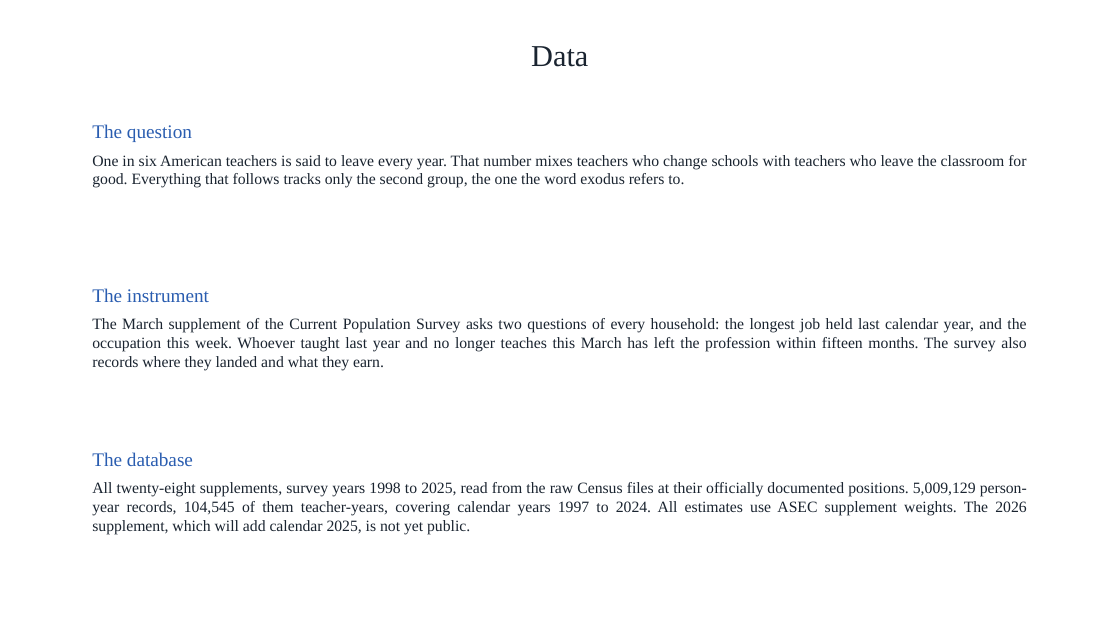
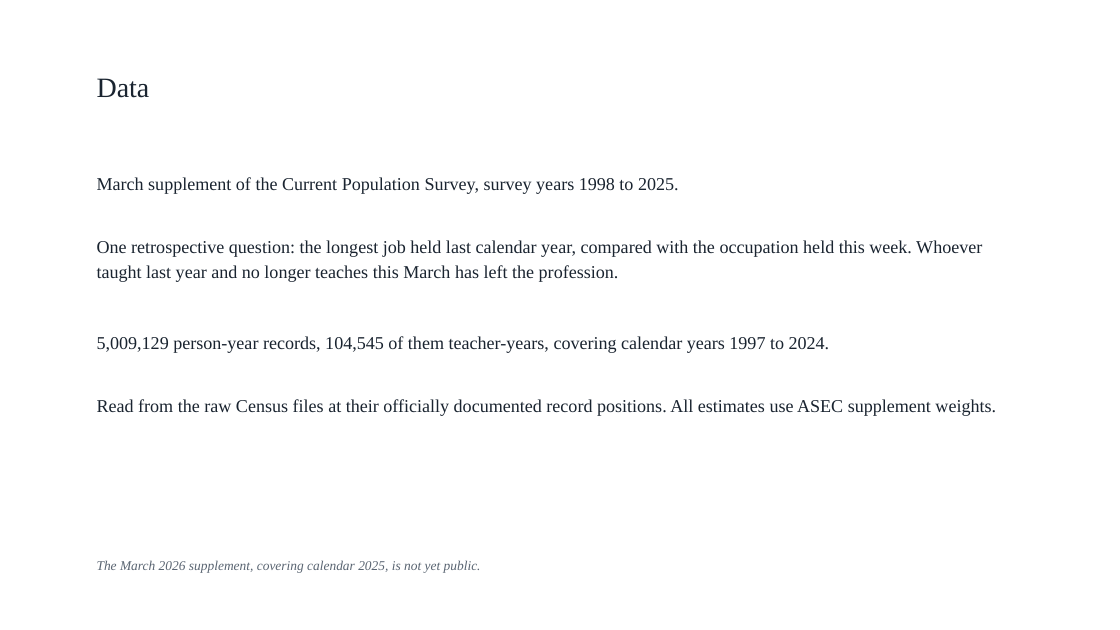
Before and after one commit to jedr1-ship-it/Alternative-Pathways----Quant, a slide deck: slide 2 of report/teacher_attrition_figures.pptx. Drawn at 1120x630 pixels with LibreOffice and Linux fonts; fonts in the diff are those of the drawing. Boxes give left, top, right and bottom in pixels: in the first picture for what was removed or moved away, otherwise in the second. Text is boxed around its words. In the diff, an @@ line names an element or a change of style, - is before the commit and + after.

```diff
--- a/report/teacher_attrition_figures.pptx
+++ b/report/teacher_attrition_figures.pptx
@@ text "Data": place and size @@
-text "Data" at [531, 46, 588, 67]
+text "Data" at [97, 78, 150, 98]
@@ text "Data" at [97, 78, 150, 98]: size 26 to 24 pt; alignment centre to left @@
@@ text at [97, 177, 679, 194]: text changed; size 16.5 to 15.5 pt; text colour #2A5DB0 to #1A2430 @@
-The question
+March supplement of the Current Population Survey, survey years 1998 to 2025.
@@ text "March supplement of the Current ..." at [97, 177, 679, 194]: vertical alignment middle to top @@
@@ text at [97, 240, 982, 282]: text changed; size 13.5 to 15.5 pt @@
-One in six American teachers is said to leave every year. That number mixes teachers who change schools with teachers who leave the classroom for good. Everything that follows tracks only the second group, the one the word exodus refers to.
+One retrospective question: the longest job held last calendar year, compared with the occupation held this week. Whoever taught last year and no longer teaches this March has left the profession.
@@ text "5,009,129 person-year records, 104,545 of ..." at [97, 336, 830, 353]: vertical alignment middle to top @@
@@ text at [97, 336, 830, 353]: text changed; size 16.5 to 15.5 pt; text colour #2A5DB0 to #1A2430 @@
-The instrument
+5,009,129 person-year records, 104,545 of them teacher-years, covering calendar years 1997 to 2024.
@@ text at [97, 399, 996, 416]: text changed; size 13.5 to 15.5 pt @@
-The March supplement of the Current Population Survey asks two questions of every household: the longest job held last calendar year, and the occupation this week. Whoever taught last year and no longer teaches this March has left the profession within fifteen months. The survey also records where they landed and what they earn.
+Read from the raw Census files at their officially documented record positions. All estimates use ASEC supplement weights.
@@ text removed at [92, 482, 1027, 534] @@
-All twenty-eight supplements, survey years 1998 to 2025, read from the raw Census files at their officially documented positions. 5,009,129 person-year records, 104,545 of them teacher-years, covering calendar years 1997 to 2024. All estimates use ASEC supplement weights. The 2026 supplement, which will add calendar 2025, is not yet public.
@@ text at [97, 560, 481, 573]: text changed; size 16.5 to 11.5 pt; text colour #2A5DB0 to #5A6572; italic on @@
-The database
+The March 2026 supplement, covering calendar 2025, is not yet public.
```
Also in this commit, not shown: 1 other slide changed.
